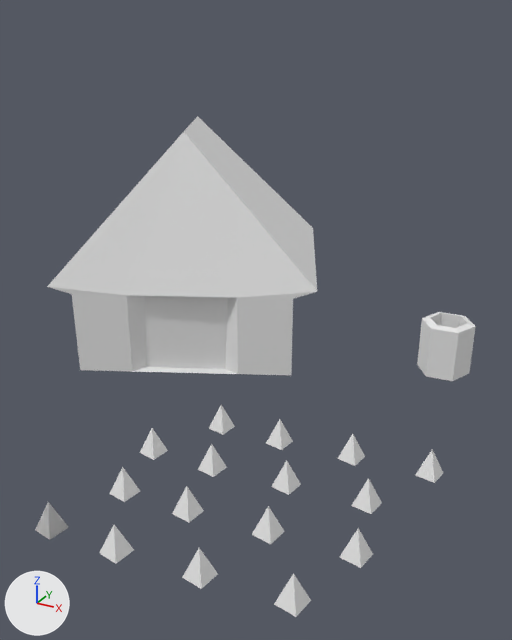
The OBJ model data/buildings/farm/farm.obj: old version first, new version second.
Before and after are seen from a 50 mm camera at (11.37, -14.35, 6.2) aimed at (6.16, -4.87, 1.46). Arrows for +X, +Y and +Z are at lower left; the lights stay in place. Where no turn or scale is listed for an object, it has been applied to the vertices.

In view in the first picture: 'MAIN', 'TC_TEAM'.
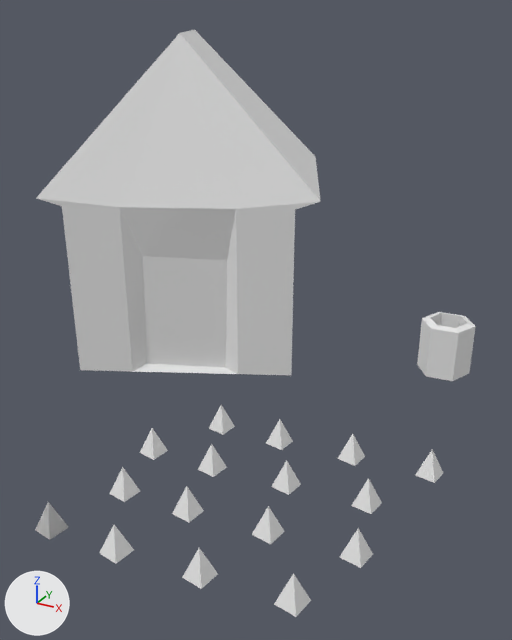
The change in detail:
me_main is used by ob_main; location (0.0, 0.0, 0.0).
me_main had 97 vertices, 154 faces and spanned x 0.69..9.05, y -9.3..-0.12, z -0.04..4.23.
me_main now has 97 vertices, 154 faces and spans x 0.69..9.05, y -9.3..-0.12, z -0.04..5.83.
me_main part 1: 3 of the vertices in x 3.82..5.15, y -4.91..-4.23, z -0.03..0.03 are moved by (0.0, 0.0, 0.06).
me_main part 2: 3 of the vertices in x 3.9..5.22, y -4.9..-4.22, z 1.49..1.56 are moved by (0.0, 0.0, 0.66).
me_main part 3: 19 of the vertices in x 0.69..6.73, y -5.78..-0.12, z 1.53..4.23 are moved by (0.0, 0.0, 1.6).

Changed parts and their boxes (x1, y1, x2, y2) in the pictures (512 x 640 px; the box of a moved part takes in the faces that stretch with it):
'MAIN', reshaped (17% taller): before (47, 116, 382, 617); after (37, 30, 382, 617)
part 1 of me_main, moved or reshaped: (130, 330, 238, 374) in both
part 2 of me_main, moved or reshaped: before (126, 295, 238, 337); after (120, 207, 238, 337)
part 3 of me_main, moved or reshaped: before (47, 116, 317, 309); after (37, 30, 321, 309)
